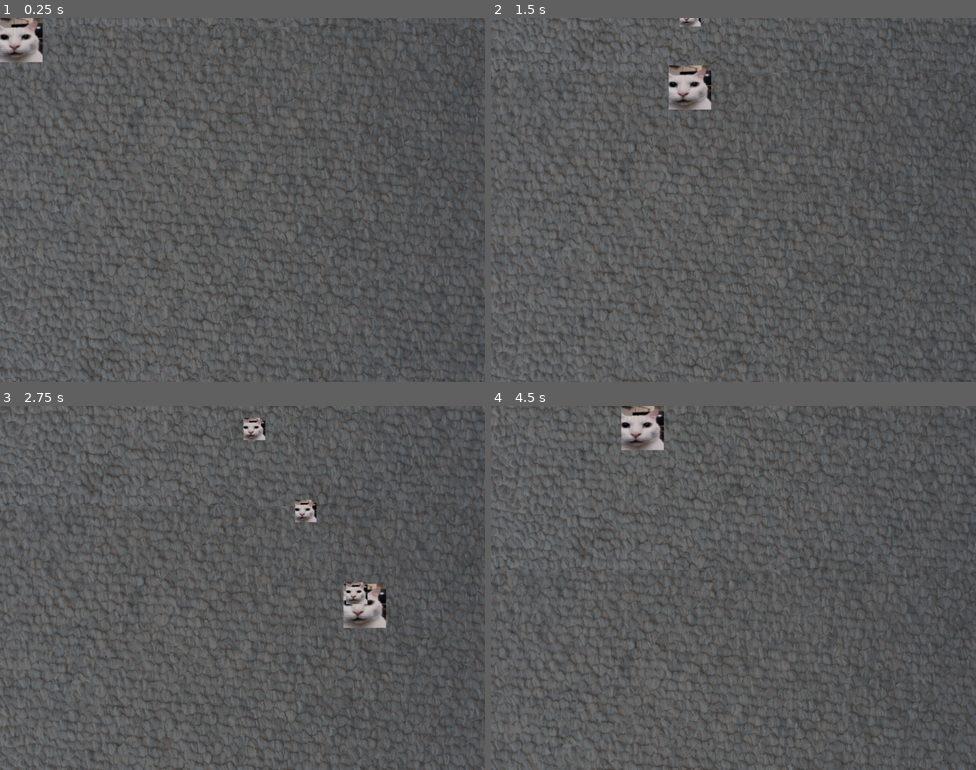
Above: before the commit, frames 1-4 (two rows, left to right).
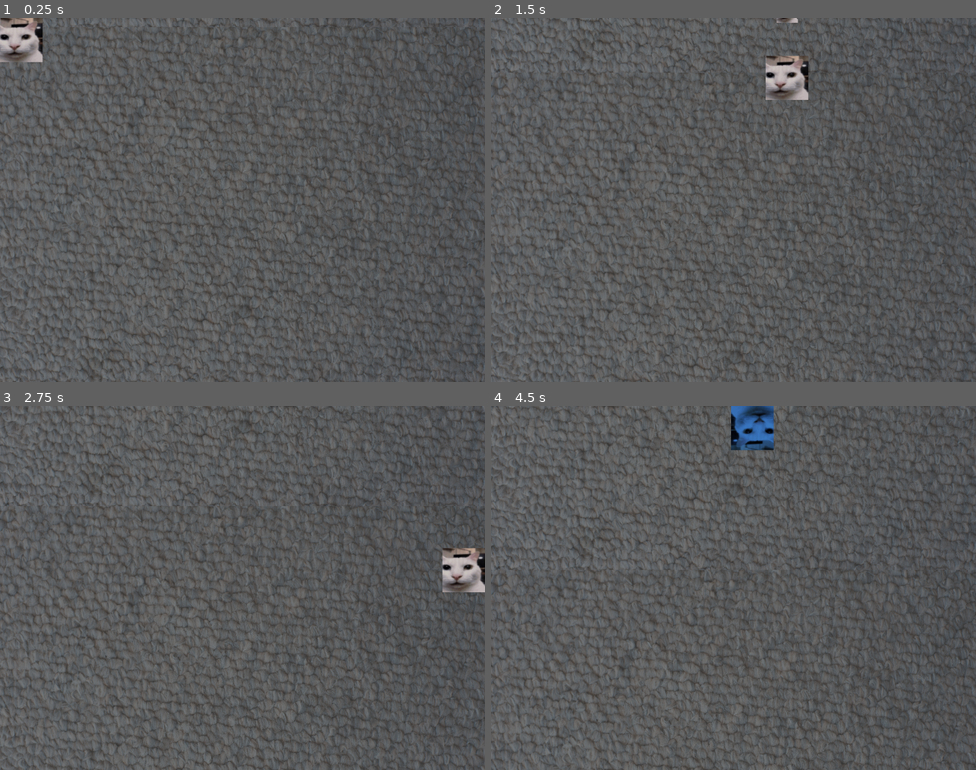
Above: after the commit, the same moments.

Repository: maskenary/canny-cat-game
Game: Godot game, scene res://Scenes/main.tscn
Same seed, same stepped clock (60 frames per second), same inputs: the game is played once before the commit and once after it.
Inputs:
- Up to frame 1 (0.25 s): no input
- Up to frame 2 (1.5 s): tap Enter (ui_accept) at 0.5, 0.77, 1.07 s; hold Right (ui_right) 0.53-1.28 s; hold Shift (dodge, bound only after the commit) 0.53-1.28 s; tap Space (shoot, bound only after the commit) at 0.8, 1.35 s; hold Down (ui_down) from 1.28 s (still down)
- Up to frame 3 (2.75 s): tap Enter (ui_accept) at 1.52, 1.55, 1.82 s; release Down (ui_down) at 2.03 s; hold Right (ui_right) from 2.03 s (still down); hold Enter (ui_accept) from 2.03 s (still down); tap Shift (dodge, bound only after the commit) at 2.3 s
- Up to frame 4 (4.5 s): release Right (ui_right) at 2.78 s; release Enter (ui_accept) at 2.78 s; hold Up (ui_up) 2.78-3.53 s; tap Shift (dodge, bound only after the commit) at 2.85, 4.35 s; tap Enter (ui_accept) at 3.02, 3.32, 3.77, 3.8, 4.07 s; tap Space (shoot, bound only after the commit) at 3.05 s; hold Space (shoot, bound only after the commit) 3.53-4.28 s; hold Left (ui_left) from 3.53 s (still down)

The runs differ from the first frame. In frame 2, 1.9% of the frame differs, in the area x 36-66%, y 0-26%; in frame 3, 2.3%, in the area x 50-100%, y 3-61%; in frame 4, 2.0%.

Commit message:
player w/ dodge and shoot

Diff:
--- a/Scenes/background.tscn
+++ b/Scenes/background.tscn
@@ -13,4 +13,3 @@
 offset_bottom = 3840.0
 scale = Vector2(0.2, 0.2)
 texture = ExtResource("1_ysd5b")
-metadata/_edit_group_ = true
--- a/Scenes/player.tscn
+++ b/Scenes/player.tscn
@@ -1,12 +1,62 @@
-[gd_scene load_steps=3 format=3 uid="uid://deo5knsxsjhly"]
+[gd_scene load_steps=7 format=3 uid="uid://deo5knsxsjhly"]
 
 [ext_resource type="Script" path="res://Scripts/player.gd" id="1_u8m5m"]
 [ext_resource type="Texture2D" uid="uid://d15tb6tyxolct" path="res://Sprites/canny.jpg" id="2_7xyrw"]
 
+[sub_resource type="RectangleShape2D" id="RectangleShape2D_npjmi"]
+size = Vector2(533.333, 533.333)
+
+[sub_resource type="Animation" id="Animation_02wsa"]
+length = 0.001
+tracks/0/type = "value"
+tracks/0/imported = false
+tracks/0/enabled = true
+tracks/0/path = NodePath(".:rotation")
+tracks/0/interp = 1
+tracks/0/loop_wrap = true
+tracks/0/keys = {
+"times": PackedFloat32Array(0),
+"transitions": PackedFloat32Array(1),
+"update": 0,
+"values": [6.28319]
+}
+
+[sub_resource type="Animation" id="Animation_f5j7i"]
+resource_name = "dodge"
+length = 0.2
+tracks/0/type = "value"
+tracks/0/imported = false
+tracks/0/enabled = true
+tracks/0/path = NodePath(".:rotation")
+tracks/0/interp = 1
+tracks/0/loop_wrap = true
+tracks/0/keys = {
+"times": PackedFloat32Array(0, 0.2),
+"transitions": PackedFloat32Array(1, 1),
+"update": 0,
+"values": [0.0, 6.28319]
+}
+
+[sub_resource type="AnimationLibrary" id="AnimationLibrary_0c2v4"]
+_data = {
+"RESET": SubResource("Animation_02wsa"),
+"dodge": SubResource("Animation_f5j7i")
+}
+
 [node name="Player" type="CharacterBody2D"]
+rotation = 6.28319
 scale = Vector2(0.15, 0.15)
 script = ExtResource("1_u8m5m")
 metadata/_edit_group_ = true
 
 [node name="Sprite2D" type="Sprite2D" parent="."]
 texture = ExtResource("2_7xyrw")
+
+[node name="CollisionShape2D" type="CollisionShape2D" parent="."]
+position = Vector2(-7.94729e-06, 3.17891e-06)
+shape = SubResource("RectangleShape2D_npjmi")
+
+[node name="AnimationPlayer" type="AnimationPlayer" parent="."]
+libraries = {
+"": SubResource("AnimationLibrary_0c2v4")
+}
--- a/Scripts/player.gd
+++ b/Scripts/player.gd
@@ -3,43 +3,56 @@
 signal bullet_fired(bullet_instance)
 
 const bullet = preload("res://Scenes/Bullet.tscn")
+var shoot_cd = 0.2
 var can_shoot = true
-var speed = 500
+var dodge_speed = 800
+var normal_speed = 400
+var input_direction = Vector2.ZERO
+
 enum States {
 	ACTIVE,
 	DODGING
 }
 var state = States.ACTIVE
 @onready var screen_size = get_viewport().size
-@onready var sprite_width_scaled = $Sprite2D.texture.get_width() * transform.get_scale().x
-@onready var sprite_height_scaled = $Sprite2D.texture.get_height() * transform.get_scale().y
-
-# Called when the node enters the scene tree for the first time.
-func _ready() -> void:
-	pass
-
-# Called every frame. 'delta' is the elapsed time since the previous frame.
-func _process(delta: float) -> void:
-	pass
-
-func move():
-	var input_direction = Input.get_vector("ui_left", "ui_right", "ui_up", "ui_down")
-	velocity = input_direction * speed
-	move_and_slide()
+@onready var sprite = $Sprite2D
+@onready var sprite_width_scaled = sprite.texture.get_width() * self.transform.get_scale().x
+@onready var sprite_height_scaled = sprite.texture.get_height() * self.transform.get_scale().y
+@onready var anim = $AnimationPlayer
 
 func shoot():
-	if Input.is_action_pressed("ui_accept") and can_shoot:
+	if Input.is_action_pressed("shoot") and can_shoot:
 		var bullet_instance = bullet.instantiate()
 		bullet_instance.global_position = self.global_position
 		emit_signal("bullet_fired", bullet_instance)
 		can_shoot = false
-		await get_tree().create_timer(0.2).timeout
+		await get_tree().create_timer(shoot_cd).timeout
 		can_shoot = true
+
+func dodge():
+	if Input.is_action_pressed("dodge") and input_direction != Vector2.ZERO:
+		anim.play("dodge")
+		state = States.DODGING
+
+
+func _process(delta: float) -> void:
+	if state == States.ACTIVE:
+		dodge()
+		shoot()
+	if state == States.DODGING:
+		sprite.modulate = Color(0.282, 0.612, 1)
+		if !anim.is_playing():
+			sprite.modulate = Color(1, 1, 1)
+			state = States.ACTIVE
 
 func _physics_process(delta):
 	if state == States.ACTIVE:
-		move()
-		shoot()
+		input_direction = Input.get_vector("left", "right", "up", "down")
+		velocity = input_direction * normal_speed
+		move_and_slide()
+	if state == States.DODGING:
+		velocity = input_direction * dodge_speed
+		move_and_slide()
 
 	# Clamp the player to the screen
 	position.x = clamp(position.x, 0+sprite_width_scaled/2, screen_size.x-sprite_width_scaled/2)
--- a/project.godot
+++ b/project.godot
@@ -18,3 +18,40 @@
 
 window/size/viewport_width=1024
 window/size/viewport_height=768
+
+[input]
+
+dodge={
+"deadzone": 0.5,
+"events": [Object(InputEventKey,"resource_local_to_scene":false,"resource_name":"","device":-1,"window_id":0,"alt_pressed":false,"shift_pressed":false,"ctrl_pressed":false,"meta_pressed":false,"pressed":false,"keycode":0,"physical_keycode":4194325,"key_label":0,"unicode":0,"location":0,"echo":false,"script":null)
+]
+}
+shoot={
+"deadzone": 0.5,
+"events": [Object(InputEventKey,"resource_local_to_scene":false,"resource_name":"","device":-1,"window_id":0,"alt_pressed":false,"shift_pressed":false,"ctrl_pressed":false,"meta_pressed":false,"pressed":false,"keycode":0,"physical_keycode":32,"key_label":0,"unicode":32,"location":0,"echo":false,"script":null)
+]
+}
+left={
+"deadzone": 0.5,
+"events": [Object(InputEventKey,"resource_local_to_scene":false,"resource_name":"","device":-1,"window_id":0,"alt_pressed":false,"shift_pressed":false,"ctrl_pressed":false,"meta_pressed":false,"pressed":false,"keycode":0,"physical_keycode":65,"key_label":0,"unicode":97,"location":0,"echo":false,"script":null)
+, Object(InputEventKey,"resource_local_to_scene":false,"resource_name":"","device":-1,"window_id":0,"alt_pressed":false,"shift_pressed":false,"ctrl_pressed":false,"meta_pressed":false,"pressed":false,"keycode":0,"physical_keycode":4194319,"key_label":0,"unicode":0,"location":0,"echo":false,"script":null)
+]
+}
+right={
+"deadzone": 0.5,
+"events": [Object(InputEventKey,"resource_local_to_scene":false,"resource_name":"","device":-1,"window_id":0,"alt_pressed":false,"shift_pressed":false,"ctrl_pressed":false,"meta_pressed":false,"pressed":false,"keycode":0,"physical_keycode":68,"key_label":0,"unicode":100,"location":0,"echo":false,"script":null)
+, Object(InputEventKey,"resource_local_to_scene":false,"resource_name":"","device":-1,"window_id":0,"alt_pressed":false,"shift_pressed":false,"ctrl_pressed":false,"meta_pressed":false,"pressed":false,"keycode":0,"physical_keycode":4194321,"key_label":0,"unicode":0,"location":0,"echo":false,"script":null)
+]
+}
+up={
+"deadzone": 0.5,
+"events": [Object(InputEventKey,"resource_local_to_scene":false,"resource_name":"","device":-1,"window_id":0,"alt_pressed":false,"shift_pressed":false,"ctrl_pressed":false,"meta_pressed":false,"pressed":false,"keycode":0,"physical_keycode":87,"key_label":0,"unicode":119,"location":0,"echo":false,"script":null)
+, Object(InputEventKey,"resource_local_to_scene":false,"resource_name":"","device":-1,"window_id":0,"alt_pressed":false,"shift_pressed":false,"ctrl_pressed":false,"meta_pressed":false,"pressed":false,"keycode":0,"physical_keycode":4194320,"key_label":0,"unicode":0,"location":0,"echo":false,"script":null)
+]
+}
+down={
+"deadzone": 0.5,
+"events": [Object(InputEventKey,"resource_local_to_scene":false,"resource_name":"","device":-1,"window_id":0,"alt_pressed":false,"shift_pressed":false,"ctrl_pressed":false,"meta_pressed":false,"pressed":false,"keycode":0,"physical_keycode":83,"key_label":0,"unicode":115,"location":0,"echo":false,"script":null)
+, Object(InputEventKey,"resource_local_to_scene":false,"resource_name":"","device":-1,"window_id":0,"alt_pressed":false,"shift_pressed":false,"ctrl_pressed":false,"meta_pressed":false,"pressed":false,"keycode":0,"physical_keycode":4194322,"key_label":0,"unicode":0,"location":0,"echo":false,"script":null)
+]
+}
